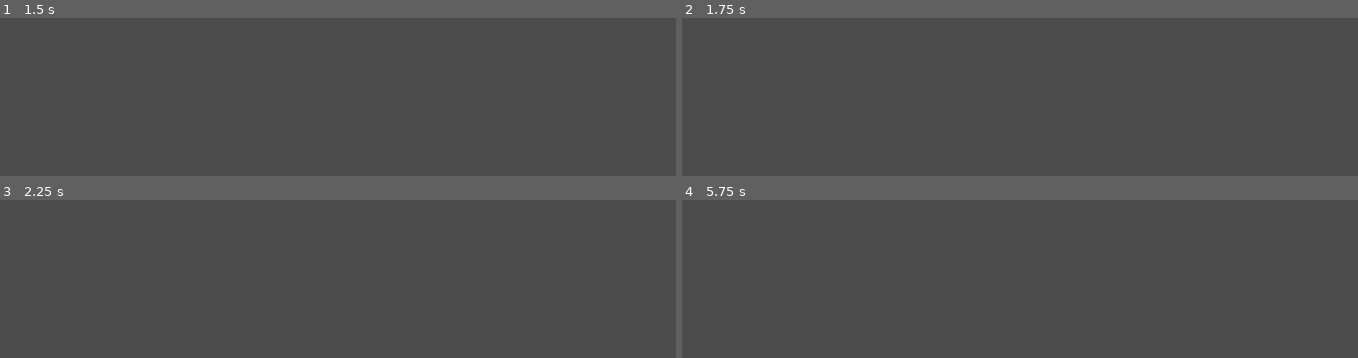
Above: before the commit, frames 1-4 (two rows, left to right).
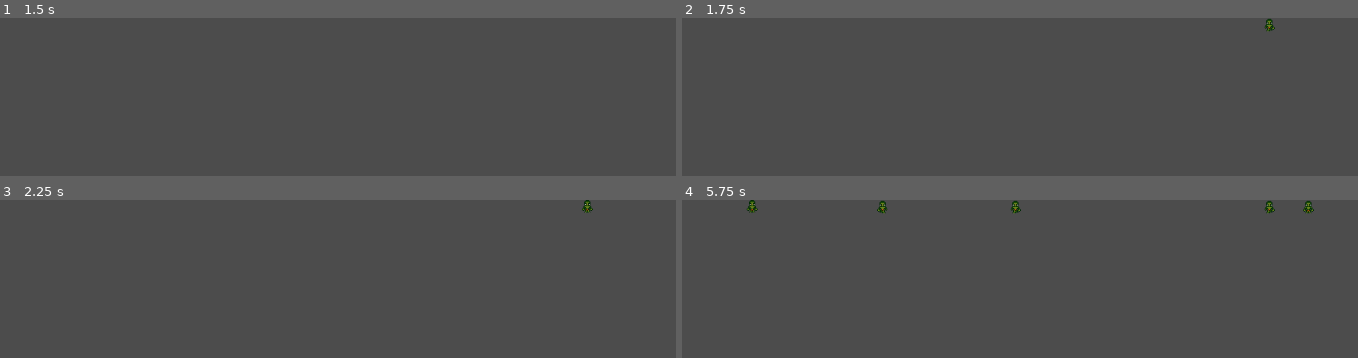
Above: after the commit, the same moments.

Repository: StarboySean/ZombieCommand
Game: Godot game, scene res://Source/Main.tscn
Same seed, same stepped clock (60 frames per second), same inputs: the game is played once before the commit and once after it.
Inputs:
- Up to frame 1 (1.5 s): click "Play" at 0.5 s; tap Enter at 1.25 s
- Up to frame 2 (1.75 s): no input
- Up to frame 3 (2.25 s): tap Space at 2 s
- Up to frame 4 (5.75 s): tap Enter at 2.75, 4.25 s; tap Space at 3.5, 5 s

Frame 1 is identical in both runs. In frame 2, less than 0.1% of the frame differs, in the area x 86-88%, y 0-9%; in frame 3, less than 0.1%; in frame 4, 0.4%, in the area x 9-94%, y 0-9%.

Commit message:
zombies spawning

Diff:
--- /dev/null
+++ b/Source/BaseZombie.gd
@@ -0,0 +1,10 @@
+extends KinematicBody2D
+
+var rng = RandomNumberGenerator.new()
+
+func _ready():
+	rng.randomize()
+	var viewport_rect := get_viewport_rect()
+	var radius :float= $CollisionShape2D.shape.radius
+	position.x = rng.randf_range(radius, viewport_rect.size.x - radius)
+	position.y = radius
--- a/Source/BaseZombie.tscn
+++ b/Source/BaseZombie.tscn
@@ -1,6 +1,7 @@
-[gd_scene load_steps=8 format=2]
+[gd_scene load_steps=9 format=2]
 
 [ext_resource path="res://Assets/orc_base.png" type="Texture" id=1]
+[ext_resource path="res://Source/BaseZombie.gd" type="Script" id=2]
 
 [sub_resource type="AtlasTexture" id=1]
 atlas = ExtResource( 1 )
@@ -31,6 +32,7 @@
 height = 2.08851
 
 [node name="Zombie" type="KinematicBody2D"]
+script = ExtResource( 2 )
 
 [node name="AnimatedSprite" type="AnimatedSprite" parent="."]
 frames = SubResource( 5 )
--- /dev/null
+++ b/Source/Game.gd
@@ -0,0 +1,8 @@
+extends Node2D
+
+var Zombie0 = preload("res://Source/Zombie-0.tscn")
+
+
+func _on_Spawner_timeout():
+	var zombie0 = Zombie0.instance()
+	add_child(zombie0)
--- a/Source/Game.tscn
+++ b/Source/Game.tscn
@@ -1,3 +1,11 @@
-[gd_scene format=2]
+[gd_scene load_steps=2 format=2]
+
+[ext_resource path="res://Source/Game.gd" type="Script" id=1]
 
 [node name="Game" type="Node2D"]
+script = ExtResource( 1 )
+
+[node name="Spawner" type="Timer" parent="."]
+autostart = true
+
+[connection signal="timeout" from="Spawner" to="." method="_on_Spawner_timeout"]
--- /dev/null
+++ b/Source/Zombie-0.tscn
@@ -0,0 +1,8 @@
+[gd_scene load_steps=2 format=2]
+
+[ext_resource path="res://Source/BaseZombie.tscn" type="PackedScene" id=1]
+
+[node name="Zombie" instance=ExtResource( 1 )]
+
+[node name="AnimatedSprite" parent="." index="0"]
+frame = 2
Not shown, added: Godot/Godot_v3.3.2-stable_win64.exe
